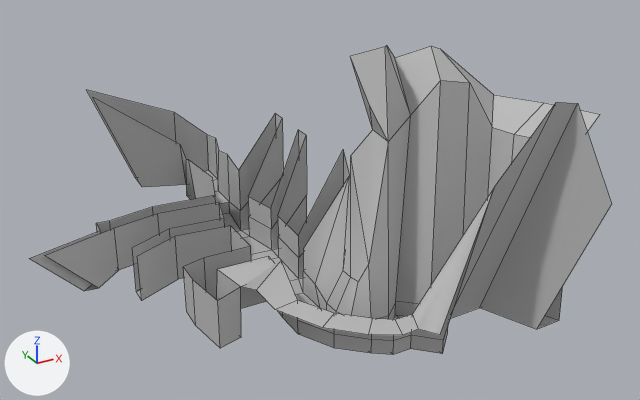
Two versions of the FBX model Profundum/Assets/Levels/Challenge_01/Challengr_01.fbx, one commit apart.
Both versions are drawn from a 50 mm camera at (-51.3, -69.8, 54.0) aimed at (-4.5, 15.3, 11.5). Every picture has the same lights, and +X, +Y and +Z are marked at lower left. Mesh edges are drawn as thin lines. Where no turn or scale is listed for an object, it has been applied to the vertices. Vertices at the same position are counted once.

Script lines for the objects in view, before the commit:
```python
me_mesh = bpy.data.meshes.new('Mesh')
me_mesh.from_pydata(...)  # 191 vertices, 150 faces; spans x -37.8..19.9, y -13.5..51.4, z 0.0..30.9
me_mesh.materials.append(mat_lambert1)  # grey #bcbcbc
ob_challenge_01_geom = bpy.data.objects.new('Challenge_01_Geom', me_mesh)
ob_challenge_01_geom.location = (1.25, 0.04, 0.0)
```
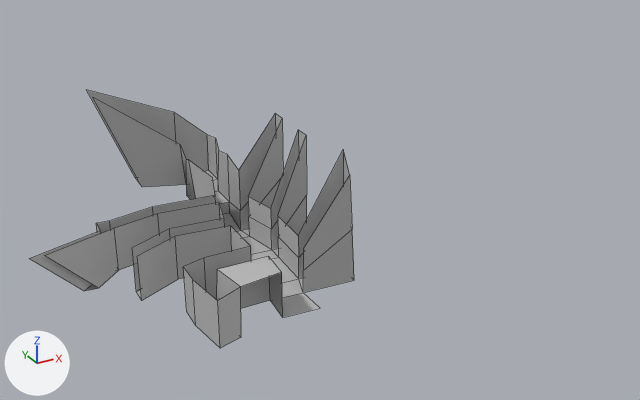
The change, as a list of edits to the scene's bpy script:
```text
Change me_mesh:
    used by ob_challenge_01_geom; location = (1.25, 0.04, 0.0)
    remove me_mesh.from_pydata(...)  # 191 vertices, 150 faces; spans x -37.8..19.9, y -13.5..51.4, z 0.0..30.9
    add me_mesh.from_pydata(...)  # 110 vertices, 81 faces; spans x -37.8..-1.3, y 7.9..51.4, z 0.0..18.1
    me_mesh part 1
    81 vertices are removed from x -17.5..19.9, y -13.5..13.6, z 0.0..30.9
    69 faces are deleted
```

Location of each change, (x1, y1, x2, y2) in pixels of the pictures (640 x 400 px):
'Challenge_01_Geom', reshaped (44% narrower, 16% shorter)
    before: (29, 46, 611, 355)
    after: (29, 90, 354, 348)
part 1 of me_mesh, deleted
    before: (241, 46, 611, 355)
